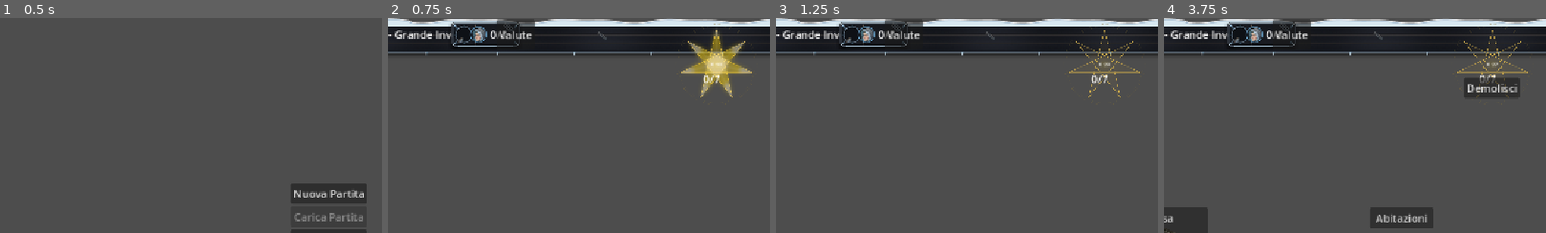
Above: before the commit, frames 1-4 (left to right).
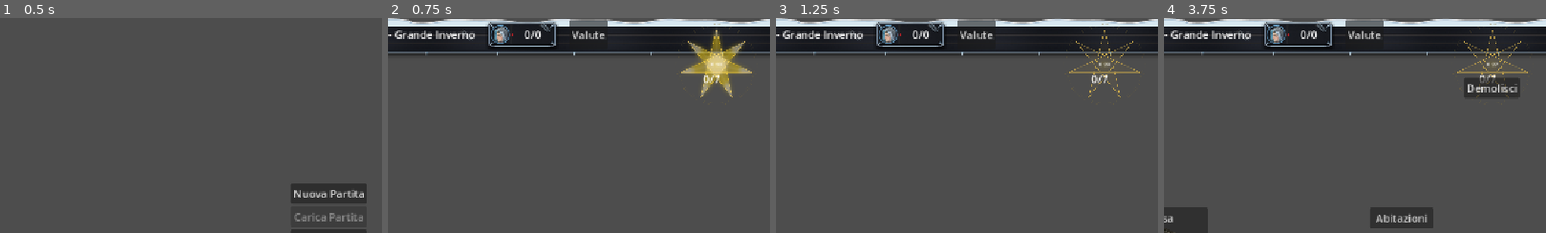
Above: after the commit, the same moments.

Repository: IlPeNNa/BT7K
Game: Godot game, scene res://scenes/menus/main_menu.tscn
The game is run twice, just before and just after one commit, with the same random seed, the same clock (stepped at 60 frames per second) and the same inputs.
Inputs (mouse positions are % of the whole screen's width and height, from its top left):
- Up to frame 1 (0.5 s): no input
- Up to frame 2 (0.75 s): click "Nuova Partita" at 0.5 s
- Up to frame 3 (1.25 s): no input
- Up to frame 4 (3.75 s): click "Valute" at 1.25 s; click "Supplies" at 2 s; click "Goods" at 2.75 s; click (2, 95) at 3.5 s
The pictures show only the part of the screen within x 7-57%, y 0-50%; the shares and areas given below are measured in that part.

Frame 1 is identical in both runs. In frame 2, 2.5% of the frame differs, in the area x 15-58%, y 0-15%; in frame 3, 2.5%; in frame 4, 2.5%.

Commit message:
Lavoro 24 agosto

Diff:
--- a/scenes/ui/resource_slot.gd
+++ b/scenes/ui/resource_slot.gd
@@ -1,23 +1,23 @@
 extends Control
 ## Slot riusabile icona+valore dentro la cornice ornamentale del Nord.
-## Usato per Popolazione ora, riusabile in futuro per Valute/Supplies/Goods.
 
 @onready var icon_wrapper: Control = $Content/IconWrapper
 @onready var icon_texture: TextureRect = $Content/IconWrapper/IconTexture
 @onready var value_label: Label = $Content/ValueLabel
 
-const ICON_SIZE := Vector2(28, 28)
+const ICON_WRAPPER_POSITION := Vector2(8, 8)
+const ICON_WRAPPER_SIZE := Vector2(28, 28)
+const VALUE_LABEL_POSITION := Vector2(42, 8)
+const VALUE_LABEL_SIZE := Vector2(58, 28)
+
 
 func _ready() -> void:
-	icon_wrapper.custom_minimum_size = ICON_SIZE
-	icon_wrapper.size_flags_vertical = Control.SIZE_SHRINK_CENTER
-	icon_wrapper.clip_contents = true
-
-	icon_texture.set_anchors_preset(Control.PRESET_FULL_RECT)
-	icon_texture.expand_mode = TextureRect.EXPAND_IGNORE_SIZE
-	icon_texture.stretch_mode = TextureRect.STRETCH_KEEP_ASPECT_CENTERED
-
-	$Content.offset_left = 7 # corretto: 21 (centro cerchio) - 14 (metà icona 28px) = 7
+	icon_wrapper.position = ICON_WRAPPER_POSITION
+	icon_wrapper.size = ICON_WRAPPER_SIZE
+	value_label.position = VALUE_LABEL_POSITION
+	value_label.size = VALUE_LABEL_SIZE
+	value_label.vertical_alignment = VERTICAL_ALIGNMENT_CENTER
+	value_label.horizontal_alignment = HORIZONTAL_ALIGNMENT_CENTER
 
 
 func setup(icon: Texture2D, value_text: String) -> void:
--- a/scenes/ui/resource_slot.tscn
+++ b/scenes/ui/resource_slot.tscn
@@ -4,7 +4,7 @@
 [ext_resource type="Texture2D" uid="uid://bhe7txhuah1og" path="res://assets/sprites/ui/topbar/resource_slot_frame.png" id="2_pnx2u"]
 
 [node name="ResourceSlot" type="Control" unique_id=584749834]
-custom_minimum_size = Vector2(0, 44)
+custom_minimum_size = Vector2(110, 44)
 layout_mode = 3
 anchors_preset = 0
 script = ExtResource("1_vdg8d")
@@ -19,17 +19,22 @@
 texture = ExtResource("2_pnx2u")
 stretch_mode = 2
 
-[node name="Content" type="HBoxContainer" parent="." unique_id=435558720]
+[node name="Content" type="Control" parent="." unique_id=1126565522]
 layout_mode = 1
 anchors_preset = 15
 anchor_right = 1.0
 anchor_bottom = 1.0
+offset_right = 31.0
 grow_horizontal = 2
 grow_vertical = 2
 
 [node name="IconWrapper" type="Control" parent="Content" unique_id=665315762]
 custom_minimum_size = Vector2(26, 26)
-layout_mode = 2
+anchors_preset = 0
+offset_left = 8.0
+offset_top = 8.0
+offset_right = 36.0
+offset_bottom = 36.0
 
 [node name="IconTexture" type="TextureRect" parent="Content/IconWrapper" unique_id=683392458]
 layout_mode = 1
@@ -41,4 +46,8 @@
 stretch_mode = 5
 
 [node name="ValueLabel" type="Label" parent="Content" unique_id=1186218656]
-layout_mode = 2
+layout_mode = 0
+offset_left = 42.0
+offset_top = 8.0
+offset_right = 100.0
+offset_bottom = 36.0
